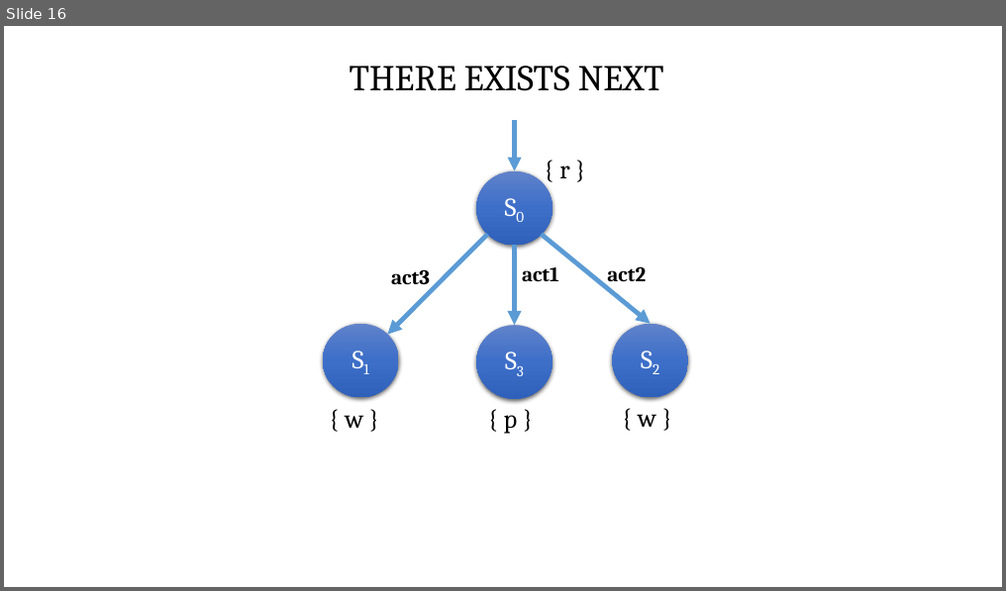
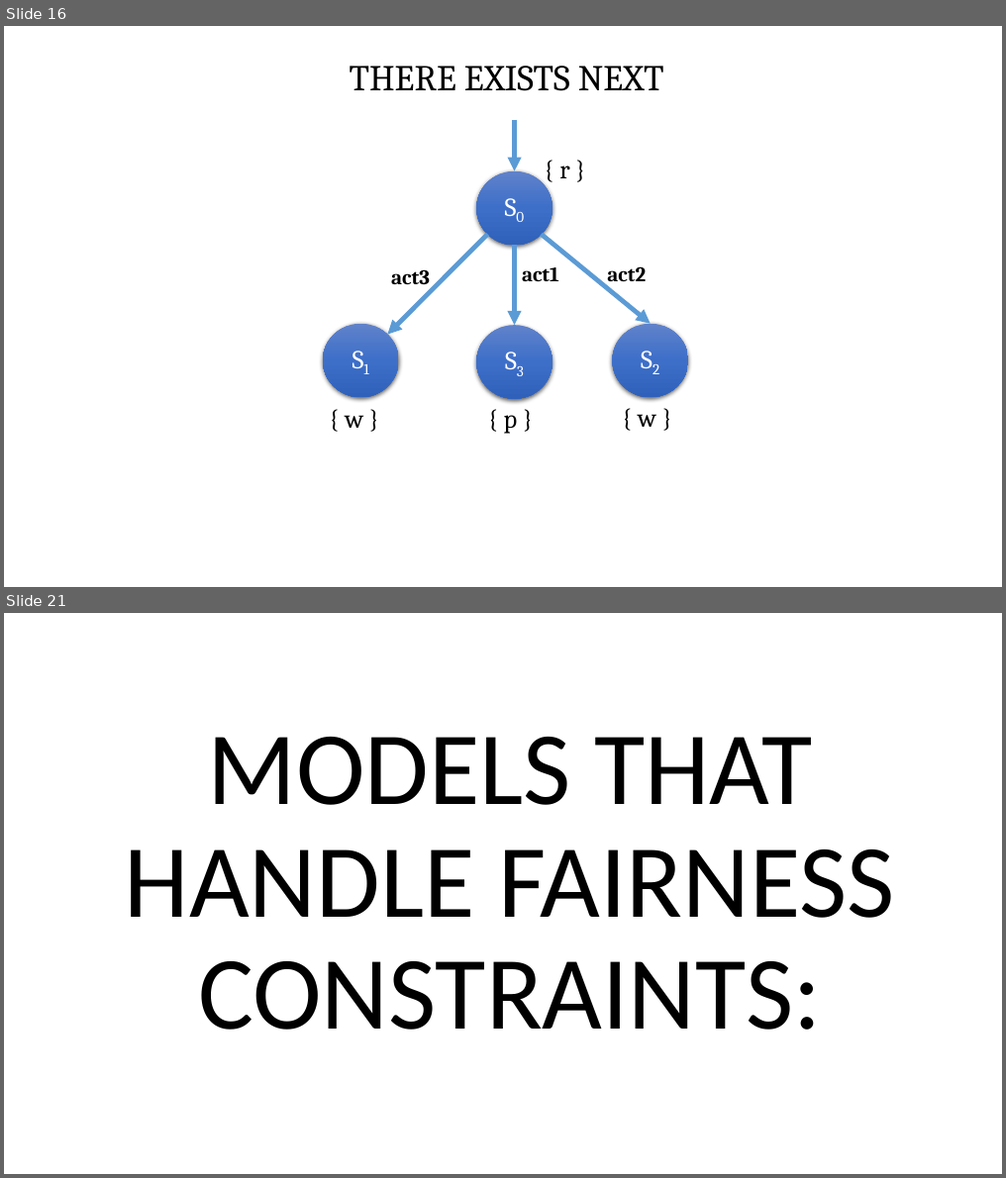
Before and after one commit to influxious/mc, a slide deck: Model_Diagrams.pptx. Shown one above the other, each under a label of ours: slide 16 before the commit, slides 16 and 21 after it; the slides between them are not shown. The pictures are 1006x591 and 1006x1178 pixels, drawn with LibreOffice and Linux fonts; fonts in the diff are those of the drawing. Boxes give left, top, right and bottom in pixels: in the first picture for what was removed or moved away, otherwise in the second. Text is boxed around its words. In the diff, an @@ line names an element or a change of style, - is before the commit and + after.

Commit message:
Additional Models & Models That Handle Fairness Constraints

```diff
--- a/Model_Diagrams.pptx
+++ b/Model_Diagrams.pptx
@@ slide 21 added at (4,613,1002,1174), background #FFFFFF @@
@@ title added at (125,737,895,1030), 100 pt, text #000000 @@
+MODELS THAT HANDLE FAIRNESS CONSTRAINTS:
```
Also in this commit, not shown: 2 slides changed, 5 other slides added.
